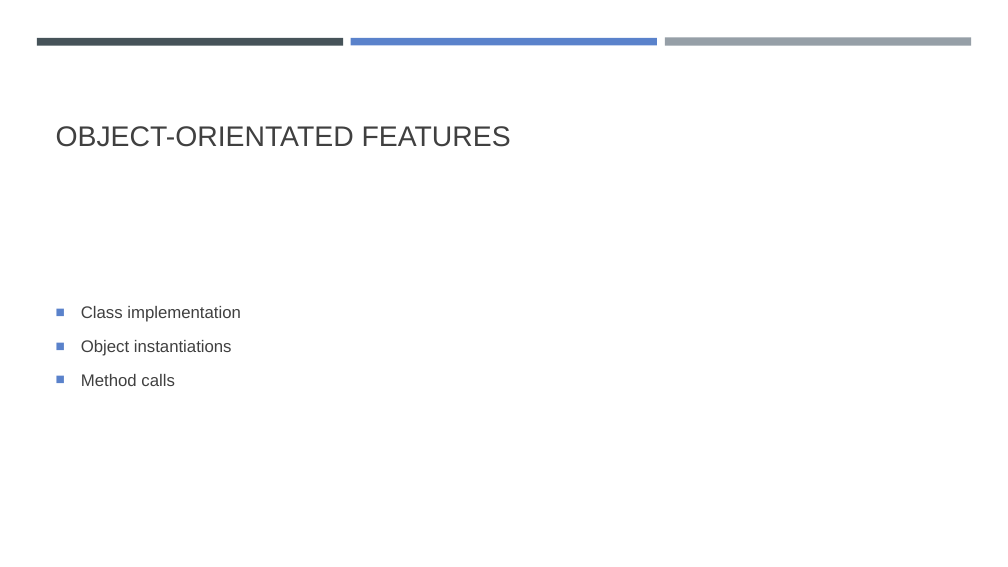
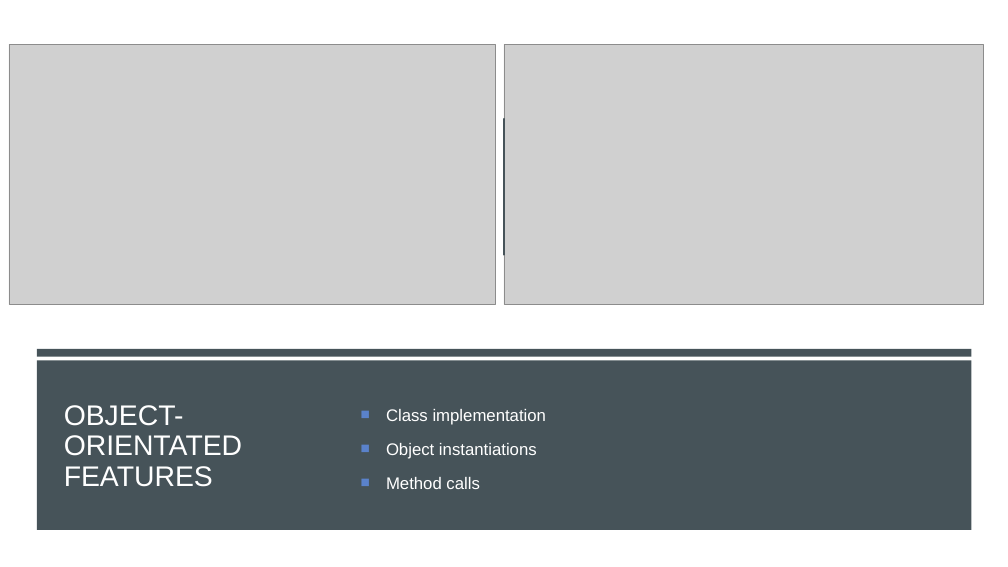
Before and after one commit to LRobinson18/CMP1903M-OOP-Assessment1, a slide deck: slide 6 of Presentation.pptx (slide 3 before the commit). Drawn at 1008x567 pixels with LibreOffice and Linux fonts; fonts in the diff are those of the drawing; grey boxes stand for pictures. Boxes give left, top, right and bottom in pixels: in the first picture for what was removed or moved away, otherwise in the second. Text is boxed around its words. In the diff, an @@ line names an element or a change of style, - is before the commit and + after.

```diff
--- a/Presentation.pptx
+++ b/Presentation.pptx
@@ rectangle added at (x1=0, y1=0, x2=1008, y2=567), fill #FFFFFF @@
@@ picture added at (x1=9, y1=44, x2=495, y2=305) @@
@@ rectangle removed at (x1=37, y1=38, x2=343, y2=45) @@
@@ rectangle removed at (x1=351, y1=38, x2=657, y2=45) @@
@@ picture added at (x1=504, y1=44, x2=984, y2=305) @@
@@ rectangle removed at (x1=665, y1=38, x2=971, y2=46) @@
@@ line added from (504, 119) to (504, 255), #465359 1.5 pt @@
@@ rectangle added at (x1=37, y1=349, x2=972, y2=356), fill #465359 @@
@@ rectangle added at (x1=37, y1=361, x2=972, y2=530), fill #465359 @@
@@ title "OBJECT-ORIENTATED FEATURES" moved from (x1=56, y1=126, x2=511, y2=147) to (x1=64, y1=405, x2=242, y2=487) @@
@@ title "OBJECT-ORIENTATED FEATURES" at (x1=64, y1=405, x2=242, y2=487): text colour #404040 to #FFFFFF; vertical alignment bottom to middle @@
@@ text "Class implementation" moved from (x1=81, y1=306, x2=241, y2=386) to (x1=386, y1=409, x2=547, y2=489) @@
@@ text "Class implementation" at (x1=386, y1=409, x2=547, y2=489): text colour #404040 to #FFFFFF @@
```
Also in this commit, not shown: 2 other slides changed, 3 slides added.
